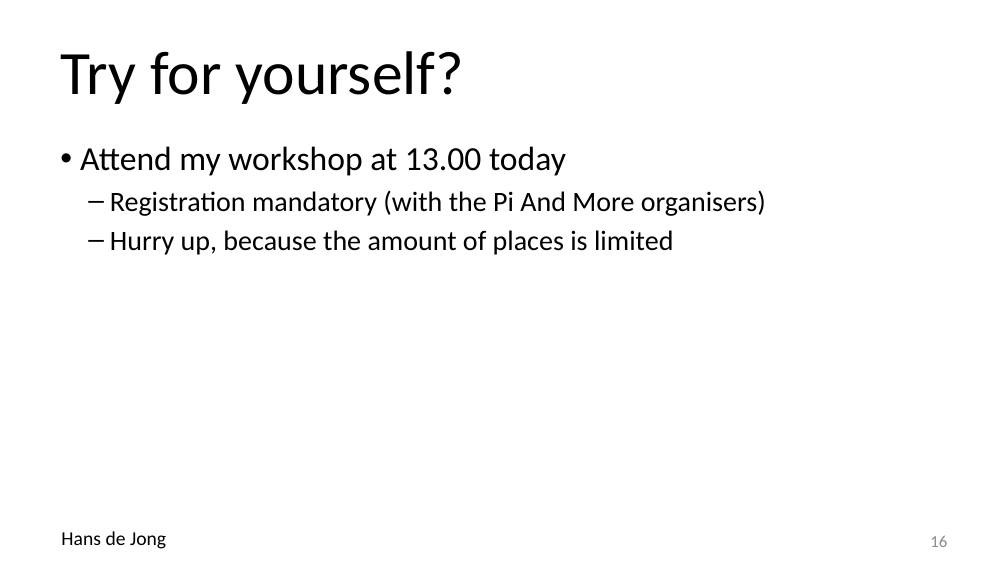
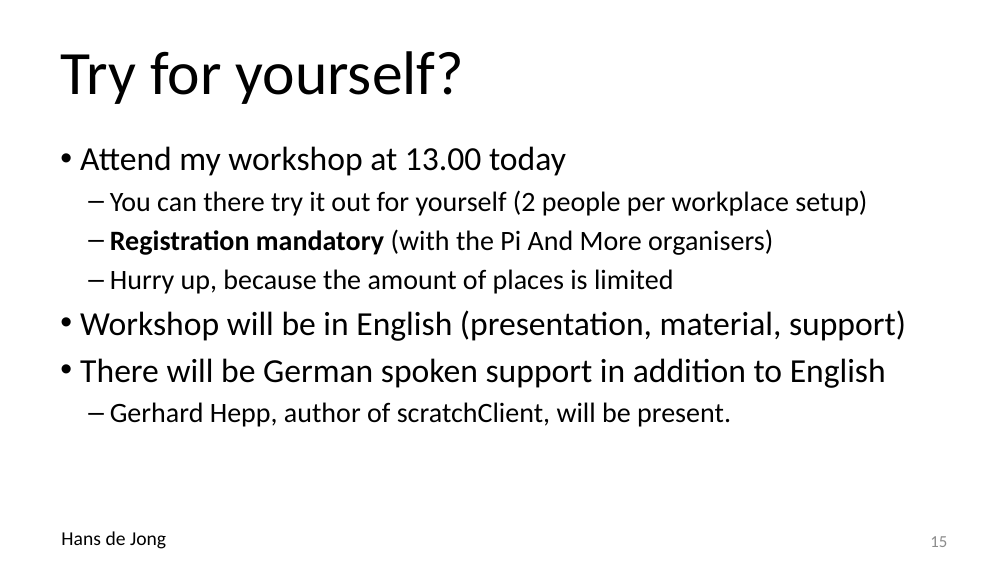
Before and after one commit to hansdejongehv/Weekendschool-PiAndMore, a slide deck: slide 15 of PiAndMore/Part-0--Presentation/A lesson of physical Computing with Scratch.pptx (slide 16 before the commit). Drawn at 1008x567 pixels with LibreOffice and Linux fonts; fonts in the diff are those of the drawing; background and template pictures are left out. Boxes give left, top, right and bottom in pixels: in the first picture for what was removed or moved away, otherwise in the second. Text is boxed around its words. In the diff, an @@ line names an element or a change of style, - is before the commit and + after.

```diff
--- a/PiAndMore/Part-0--Presentation/A lesson of physical Computing with Scratch.pptx
+++ b/PiAndMore/Part-0--Presentation/A lesson of physical Computing with Scratch.pptx
@@ text at box(110, 190, 867, 216): paragraph added @@
+  – You can there try it out for yourself (2 people per workplace setup)
@@ text at box(110, 229, 773, 255): bold on in "Registration mandatory" @@
@@ text at box(80, 310, 906, 427): paragraphs added @@
+• Workshop will be in English (presentation, material, support)
+• There will be German spoken support in addition to English
+  – Gerhard Hepp, author of scratchClient, will be present.
@@ page number at box(930, 536, 947, 547): text changed @@
-16
+15
```
Also in this commit, not shown: 8 other slides changed.
